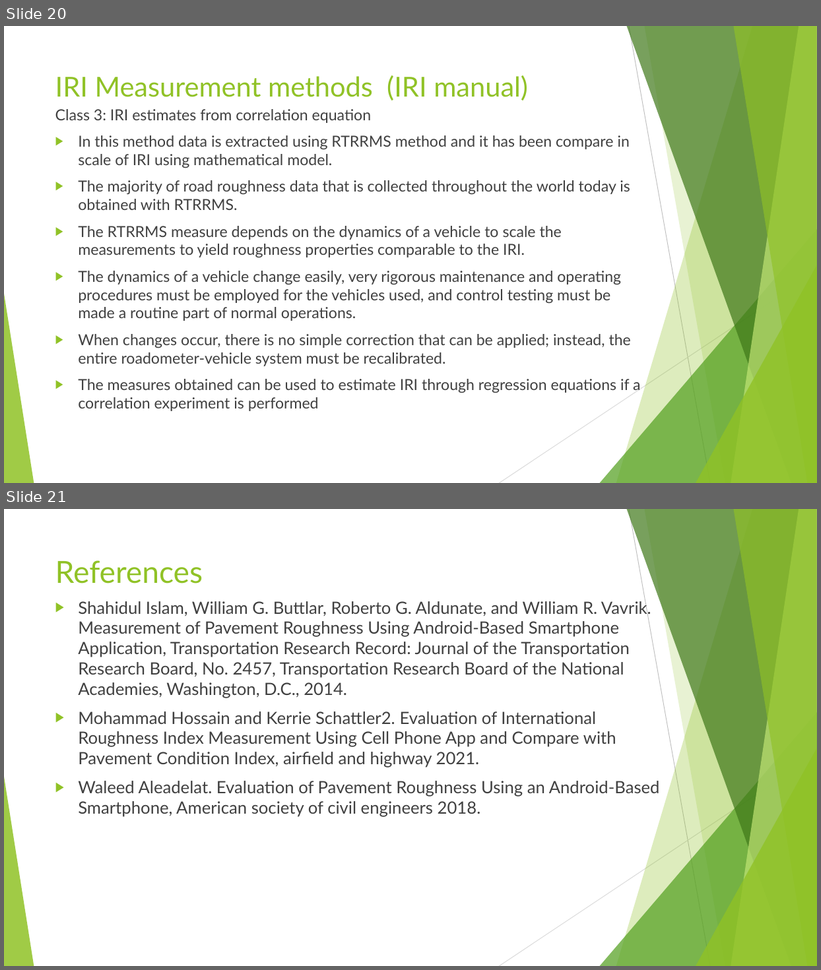
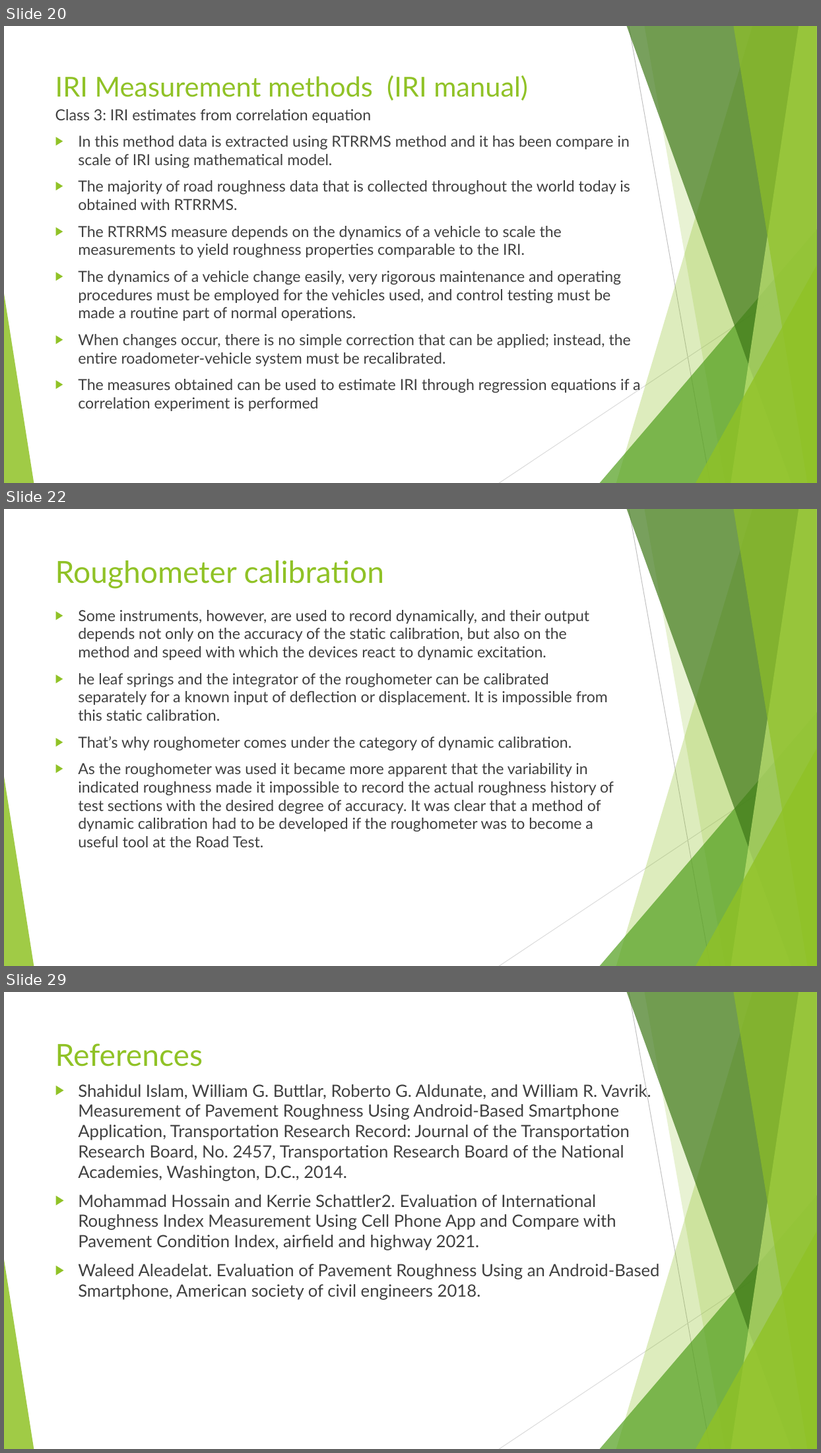
Before and after one commit to pranavbaradkar/IRI_determination, a slide deck: Report/Roughness measurement using smartphone application_01.pptx. Shown one above the other, each under a label of ours: slides 20 and 21 before the commit, slides 20, 22 and 29 after it; the slides between them are not shown. The pictures are 821x970 and 821x1453 pixels, drawn with LibreOffice and Linux fonts; fonts in the diff are those of the drawing. Boxes give left, top, right and bottom in pixels: in the first picture for what was removed or moved away, otherwise in the second. Text is boxed around its words. In the diff, an @@ line names an element or a change of style, - is before the commit and + after.

```diff
--- a/Report/Roughness measurement using smartphone application_01.pptx
+++ b/Report/Roughness measurement using smartphone application_01.pptx
@@ slide 22 added at [4, 509, 817, 966], background #FFFFFF; not listed: 10 template elements that a slide beside it also shows @@
@@ title added at [55, 560, 384, 589], 36 pt, text #90C226 @@
+Roughometer calibration
@@ text added at [78, 610, 614, 848], 18 pt, text #404040 @@
+▶ Some instruments, however, are used to record dynamically, and their output depends not only on the accuracy of the static calibration, but also on the method and speed with which the devices react to dynamic excitation.
+▶ he leaf springs and the integrator of the roughometer can be calibrated separately for a known input of deflection or displacement. It is impossible from this static calibration.
+▶ That’s why roughometer comes under the category of dynamic calibration.
+▶ As the roughometer was used it became more apparent that the variability in indicated roughness made it impossible to record the actual roughness history of test sections with the desired degree of accuracy. It was clear that a method of dynamic calibration had to be developed if the roughometer was to become a useful tool at the Road Test.
@@ what was slide 21 is now slide 29 @@
```
Also in this commit, not shown: 7 other slides added, 15 other files.
